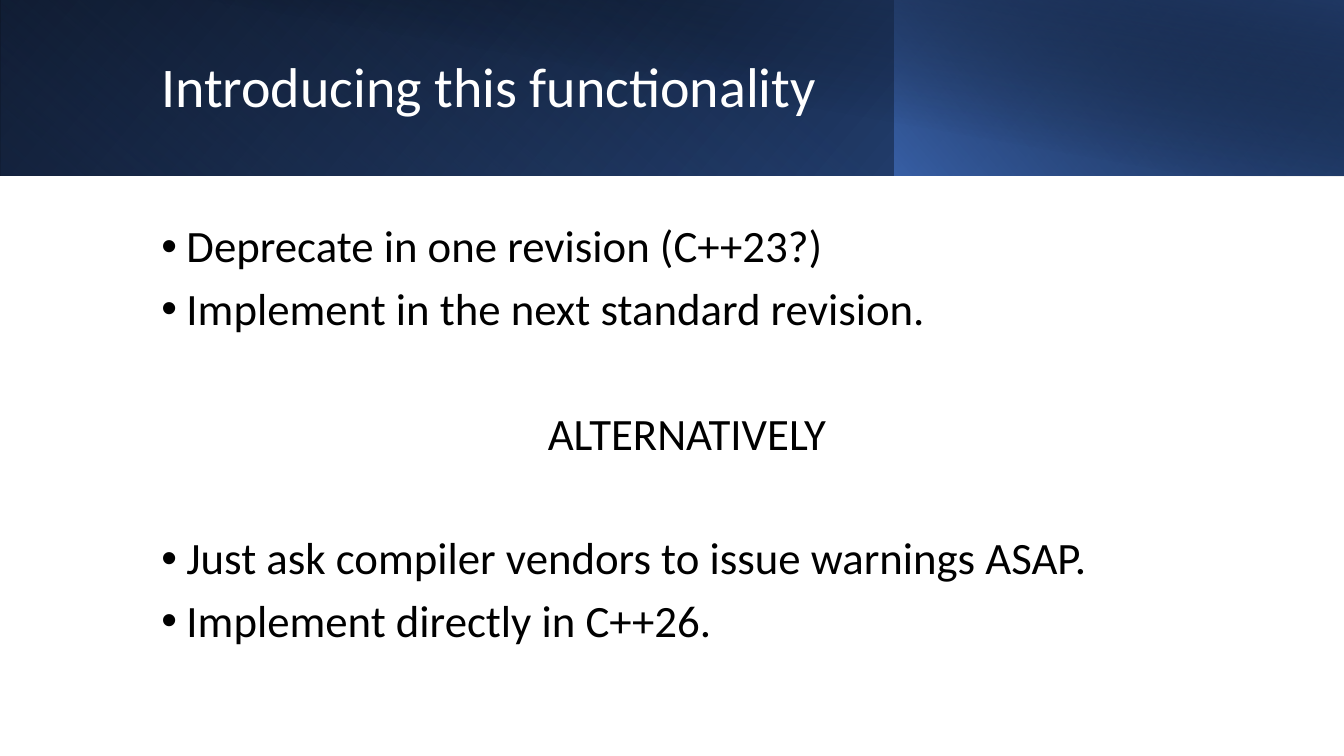
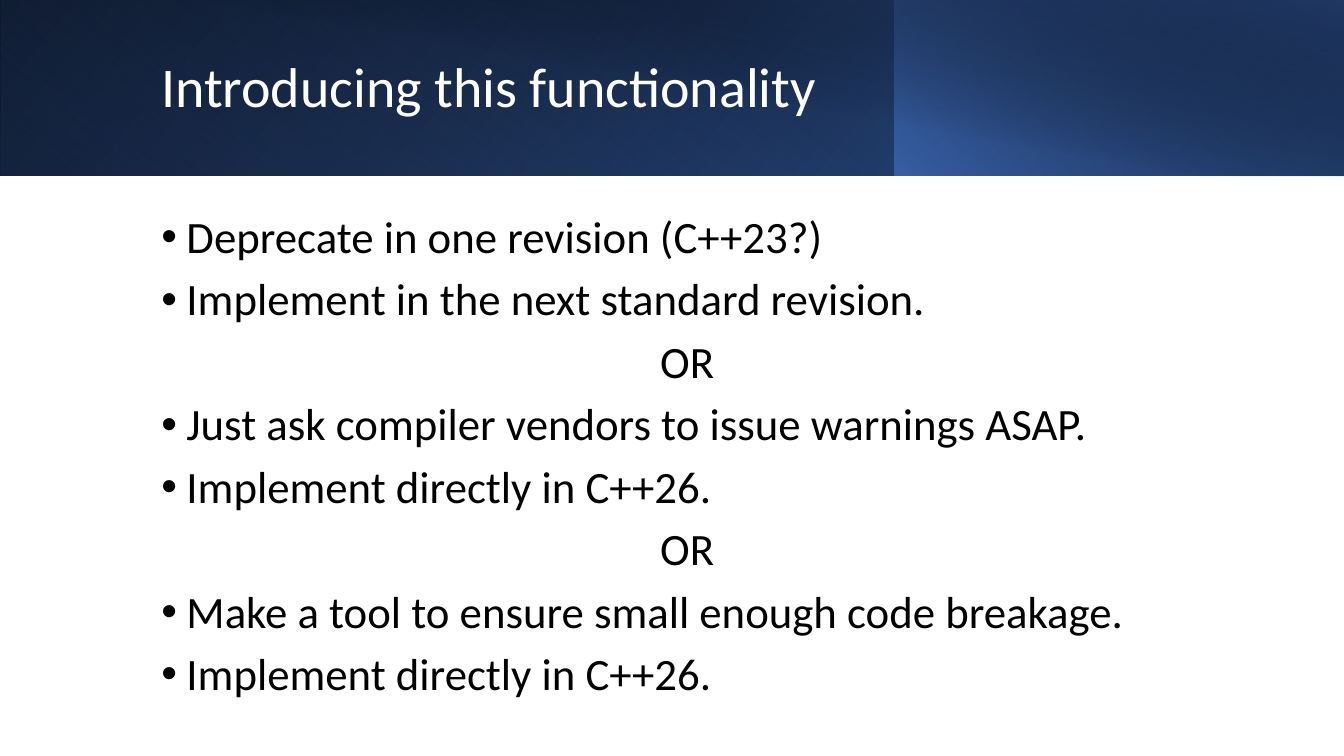
Before and after one commit to BengtGustafsson/isocpp-proposals, a slide deck: slide 7 of P2669-DeprecateKindChange/DeprecateKindChange.pptx (slide 6 before the commit). Drawn at 1344x756 pixels with LibreOffice and Linux fonts; fonts in the diff are those of the drawing. Boxes give left, top, right and bottom in pixels: in the first picture for what was removed or moved away, otherwise in the second. Text is boxed around its words. In the diff, an @@ line names an element or a change of style, - is before the commit and + after.

Commit message:
Improved presentations

```diff
--- a/P2669-DeprecateKindChange/DeprecateKindChange.pptx
+++ b/P2669-DeprecateKindChange/DeprecateKindChange.pptx
@@ text "Deprecate in one revision (C++23?)": place and size @@
-text "Deprecate in one revision (C++23?)" at (186, 229, 1086, 645)
+text "Deprecate in one revision (C++23?)" at (186, 220, 1123, 698)
@@ text at (660, 349, 714, 379): text changed @@
-ALTERNATIVELY
+OR
@@ text at (186, 536, 1123, 698): paragraphs added @@
+OR
+• Make a tool to ensure small enough code breakage.
+• Implement directly in C++26.
```
Also in this commit, not shown: 1 other slide changed, 1 slide added, 1 other file.
